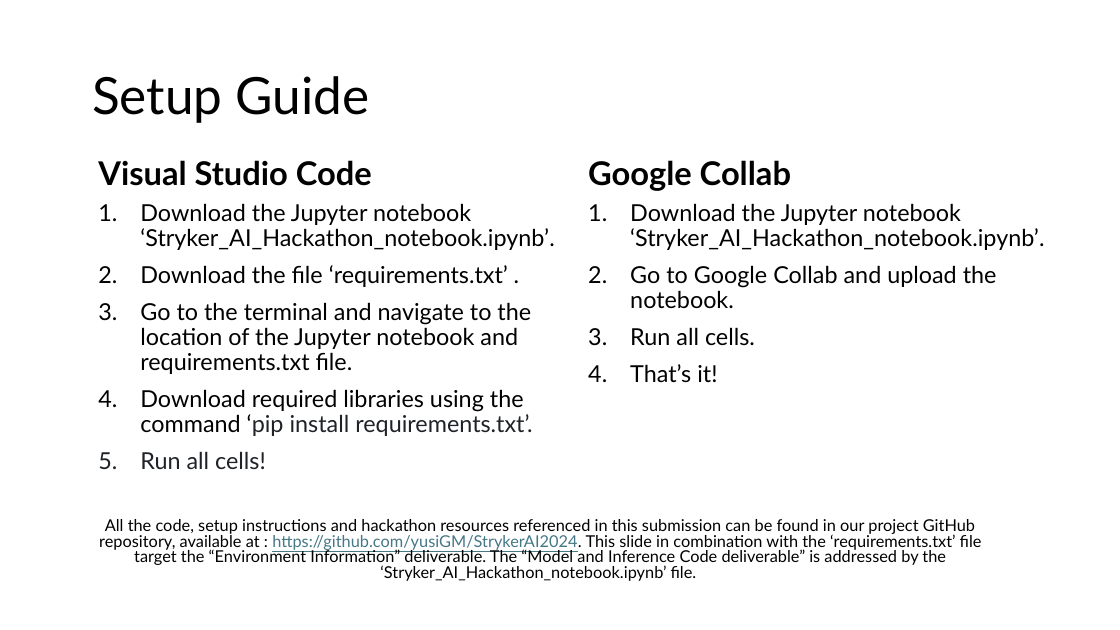
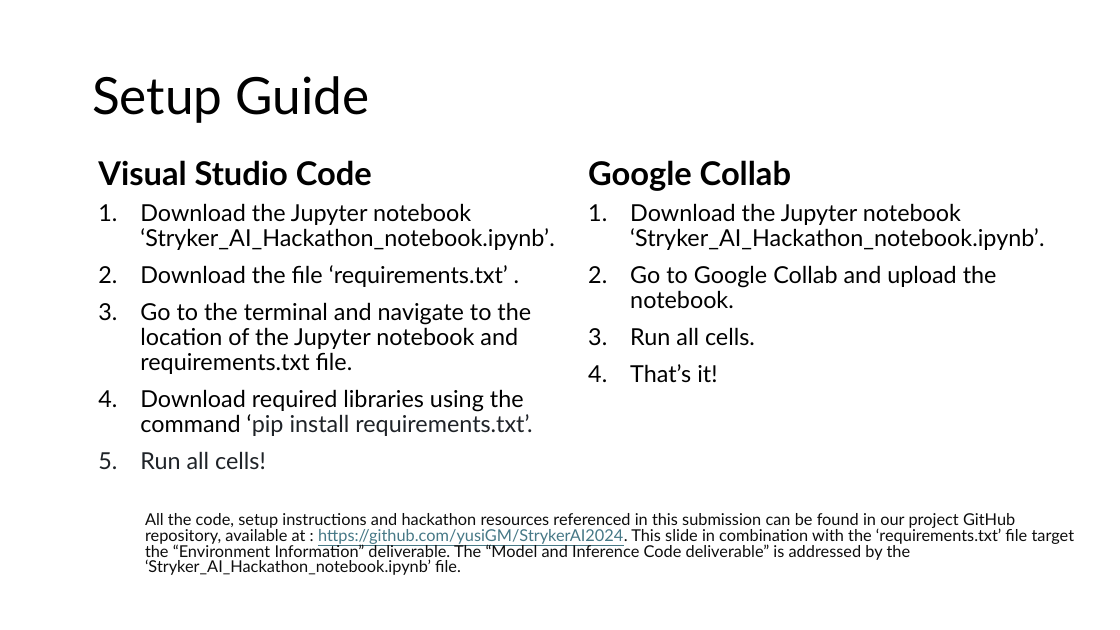
Before and after one commit to yusiGM/StrykerAI2024, a slide deck: slide 3 of SubmissionResources/StrykerSubmissionppt.pptx. Drawn at 1120x630 pixels with LibreOffice and Linux fonts; fonts in the diff are those of the drawing. Boxes give left, top, right and bottom in pixels: in the first picture for what was removed or moved away, otherwise in the second. Text is boxed around its words. In the diff, an @@ line names an element or a change of style, - is before the commit and + after.

```diff
--- a/SubmissionResources/StrykerSubmissionppt.pptx
+++ b/SubmissionResources/StrykerSubmissionppt.pptx
@@ text "All the code, setup instructions ...": place and size @@
-text "All the code, setup instructions ..." at bbox=[99, 519, 982, 581]
+text "All the code, setup instructions ..." at bbox=[145, 513, 1075, 575]
@@ text "All the code, setup instructions ..." at bbox=[145, 513, 1075, 575]: text colour #000000 to #0D0D0D in "All the code, setup instructions and hackathon ..."; alignment centre to left @@
```
Also in this commit, not shown: 8 other slides changed, 30 slides added, 2 slides removed.
